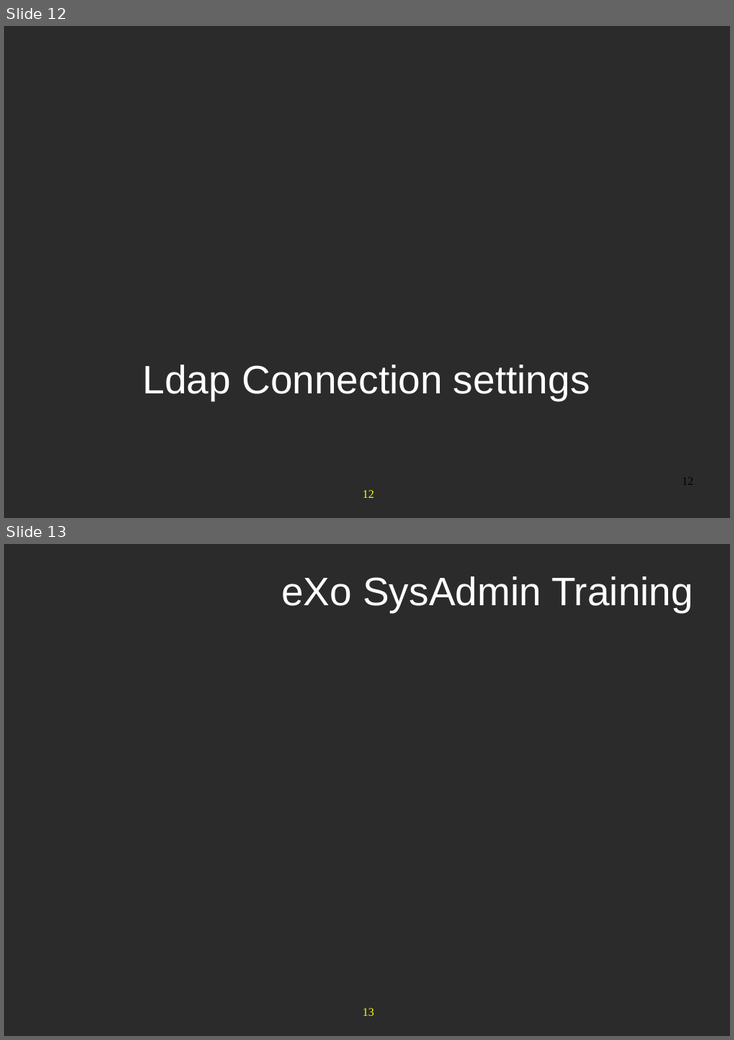
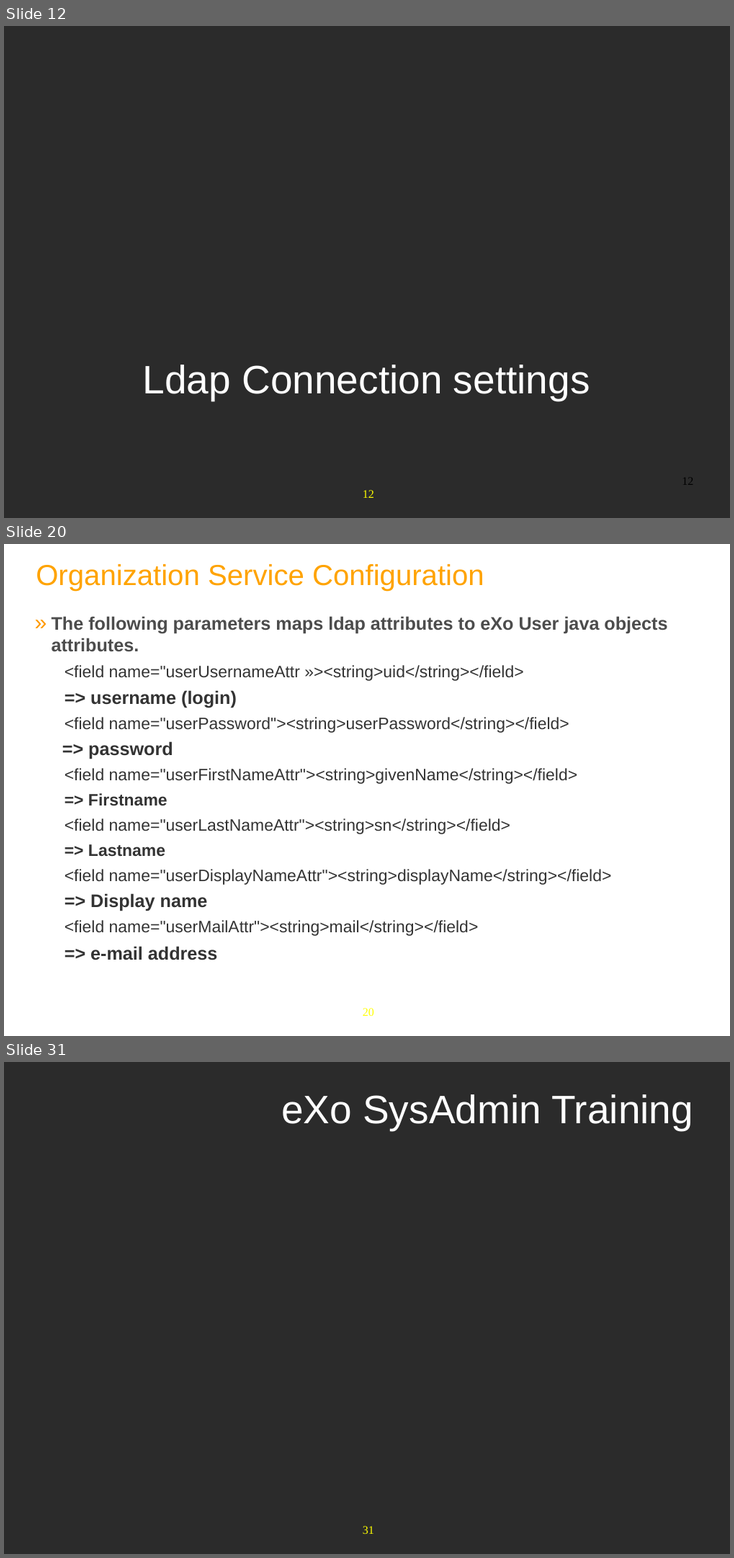
Before and after one commit to anhvurz90/training, a slide deck: exo-sysAdmin/970-LdapConfig-XSys.pptx. Shown one above the other, each under a label of ours: slides 12 and 13 before the commit, slides 12, 20 and 31 after it; the slides between them are not shown. The pictures are 734x1040 and 734x1558 pixels, drawn with LibreOffice and Linux fonts; fonts in the diff are those of the drawing; background and template pictures are left out; a plain dark background stands for a picture behind light text. Boxes give left, top, right and bottom in pixels: in the first picture for what was removed or moved away, otherwise in the second. Text is boxed around its words. In the diff, an @@ line names an element or a change of style, - is before the commit and + after.

```diff
--- a/exo-sysAdmin/970-LdapConfig-XSys.pptx
+++ b/exo-sysAdmin/970-LdapConfig-XSys.pptx
@@ slide 20 added at [4,544,730,1036], background #FFFFFF; not listed: 1 template element that a slide beside it also shows @@
@@ title added at [36,564,484,591], 35 pt, text #FFA300 @@
+Organization Service Configuration
@@ text added at [52,616,667,960], 20 pt, text #333333 @@
+  » The following parameters maps ldap attributes to eXo User java objects attributes.
+<field name="userUsernameAttr »><string>uid</string></field>
+=> username (login)
+<field name="userPassword"><string>userPassword</string></field>
+=> password
+<field name="userFirstNameAttr"><string>givenName</string></field>
+=> Firstname
+<field name="userLastNameAttr"><string>sn</string></field>
+=> Lastname
+<field name="userDisplayNameAttr"><string>displayName</string></field>
+=> Display name
+<field name="userMailAttr"><string>mail</string></field>
+=> e-mail address
@@ what was slide 13 is now slide 31 @@
@@ page number at [363,1526,374,1534]: text changed @@
-13
+31
```
Also in this commit, not shown: 2 slides changed, 17 other slides added.
